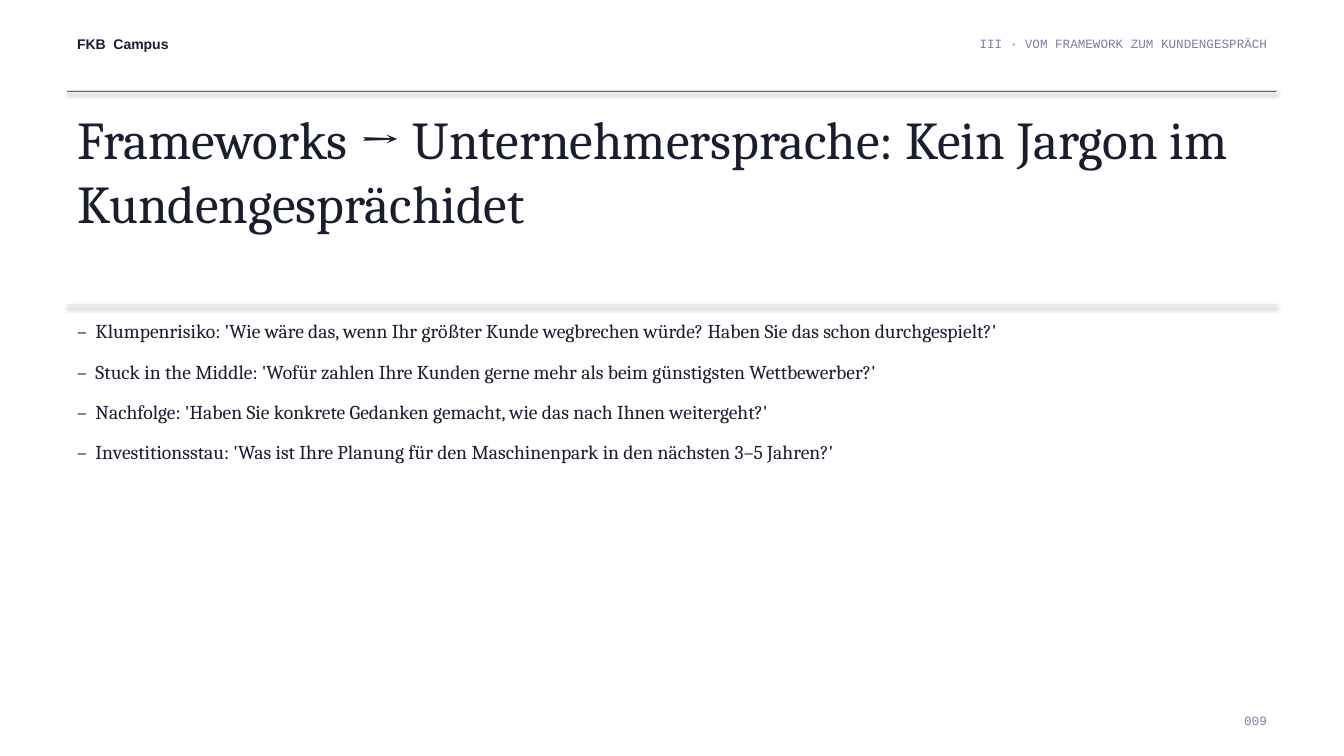
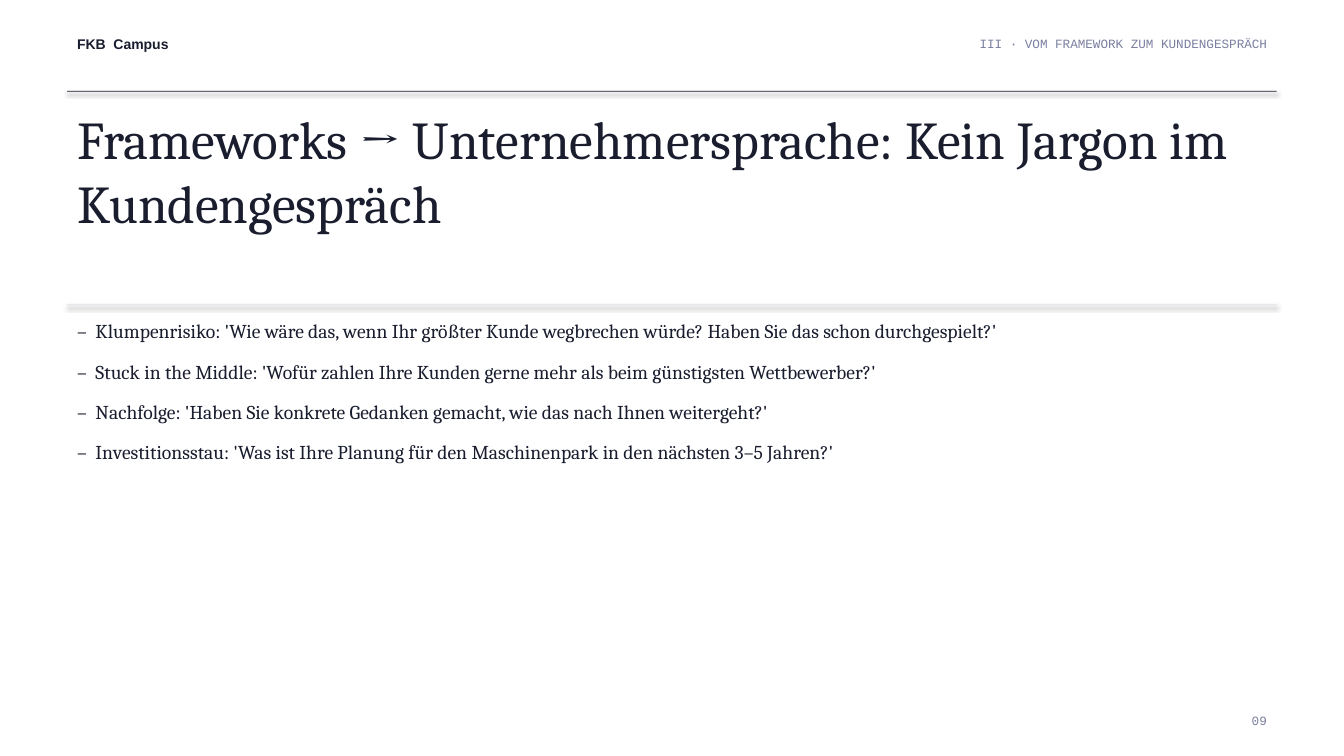
Before and after one commit to ck5rqc47pr-byte/firmenkundenakademie-online, a slide deck: slide 9 of public/downloads/praesentation/M22.pptx. Drawn at 1344x756 pixels with LibreOffice and Linux fonts; fonts in the diff are those of the drawing. Boxes give left, top, right and bottom in pixels: in the first picture for what was removed or moved away, otherwise in the second. Text is boxed around its words. In the diff, an @@ line names an element or a change of style, - is before the commit and + after.

```diff
--- a/public/downloads/praesentation/M22.pptx
+++ b/public/downloads/praesentation/M22.pptx
@@ text at (77,122,1228,235): text changed @@
-Frameworks → Unternehmersprache: Kein Jargon im Kundengesprächidet
+Frameworks → Unternehmersprache: Kein Jargon im Kundengespräch
@@ text at (1252,716,1267,725): text changed @@
-009
+09
```
Also in this commit, not shown: 10 other slides changed.
